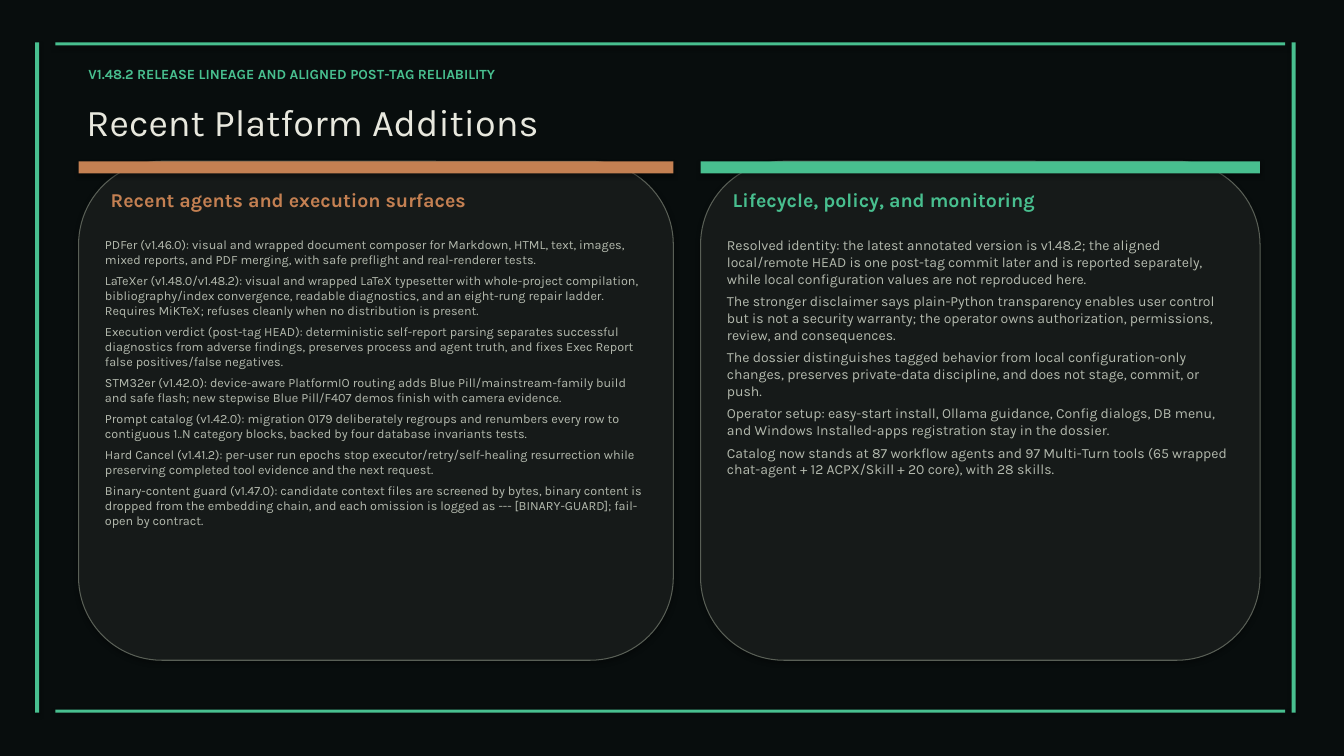
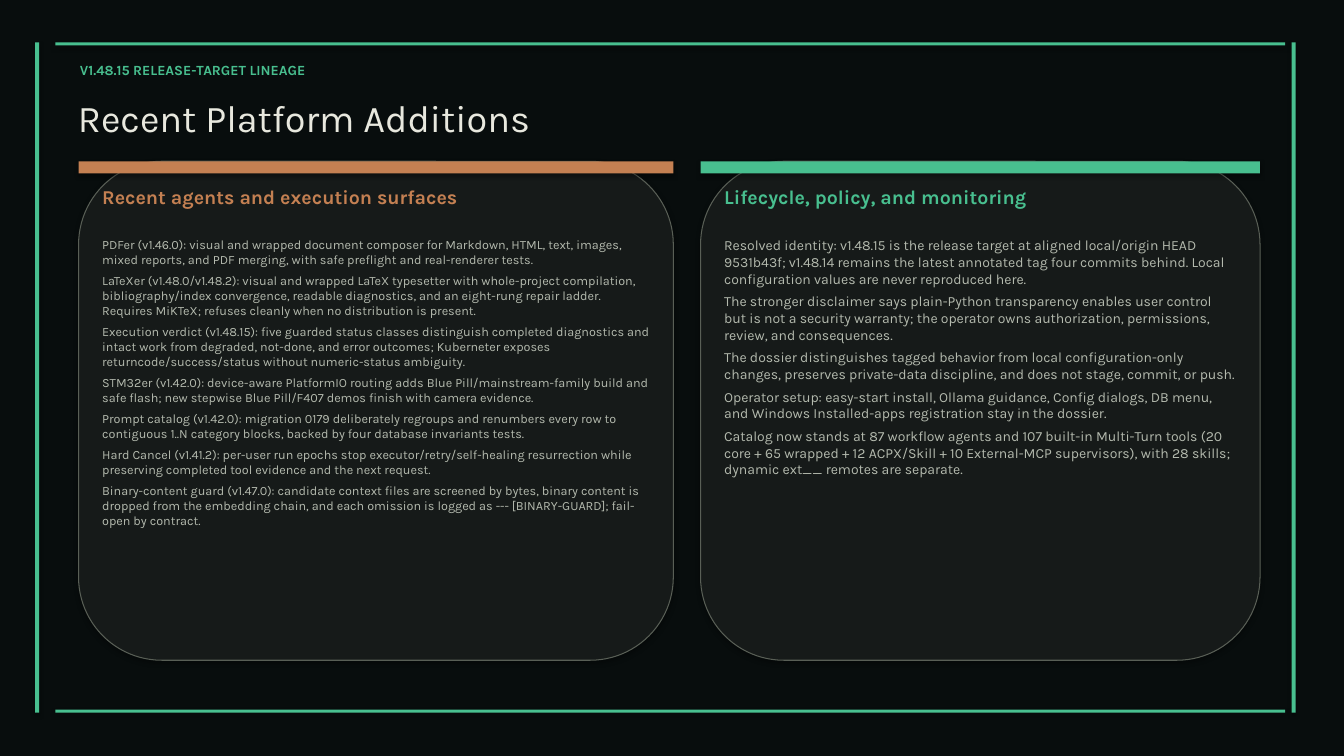
Before and after one commit to XAIHT/web-app, a slide deck: slide 110 of Tlamatini_eXtended_Artificial_Intelligence_Humanly_Tempered.pptx (slide 111 before the commit). Drawn at 1344x756 pixels with LibreOffice and Linux fonts; fonts in the diff are those of the drawing. Boxes give left, top, right and bottom in pixels: in the first picture for what was removed or moved away, otherwise in the second. Text is boxed around its words. In the diff, an @@ line names an element or a change of style, - is before the commit and + after.

```diff
--- a/Tlamatini_eXtended_Artificial_Intelligence_Humanly_Tempered.pptx
+++ b/Tlamatini_eXtended_Artificial_Intelligence_Humanly_Tempered.pptx
@@ text at (x1=80, y1=66, x2=306, y2=75): text changed @@
-V1.48.2 RELEASE LINEAGE AND ALIGNED POST-TAG RELIABILITY
+V1.48.15 RELEASE-TARGET LINEAGE
@@ 3 texts moved together from (x1=86, y1=110, x2=1035, y2=212) to (x1=78, y1=106, x2=1026, y2=209) @@
@@ text at (x1=724, y1=240, x2=1225, y2=288): text changed @@
-Resolved identity: the latest annotated version is v1.48.2; the aligned local/remote HEAD is one post-tag commit later and is reported separately, while local configuration values are not reproduced here.
+Resolved identity: v1.48.15 is the release target at aligned local/origin HEAD 9531b43f; v1.48.14 remains the latest annotated tag four commits behind. Local configuration values are never reproduced here.
@@ text at (x1=102, y1=327, x2=649, y2=369): text changed @@
-Execution verdict (post-tag HEAD): deterministic self-report parsing separates successful diagnostics from adverse findings, preserves process and agent truth, and fixes Exec Report false positives/false negatives.
+Execution verdict (v1.48.15): five guarded status classes distinguish completed diagnostics and intact work from degraded, not-done, and error outcomes; Kuberneter exposes returncode/success/status without numeric-status ambiguity.
@@ text at (x1=724, y1=431, x2=1230, y2=478): text changed @@
-Catalog now stands at 87 workflow agents and 97 Multi-Turn tools (65 wrapped chat-agent + 12 ACPX/Skill + 20 core), with 28 skills.
+Catalog now stands at 87 workflow agents and 107 built-in Multi-Turn tools (20 core + 65 wrapped + 12 ACPX/Skill + 10 External-MCP supervisors), with 28 skills; dynamic ext__ remotes are separate.
```
Also in this commit, not shown: 123 other slides changed, 1 slide added, 1 slide removed, 13 other files.
